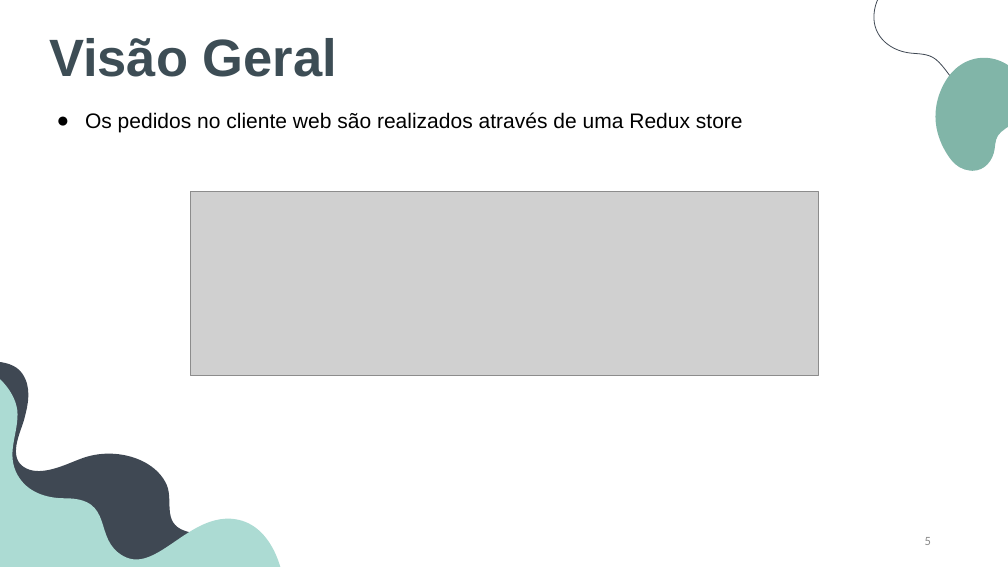
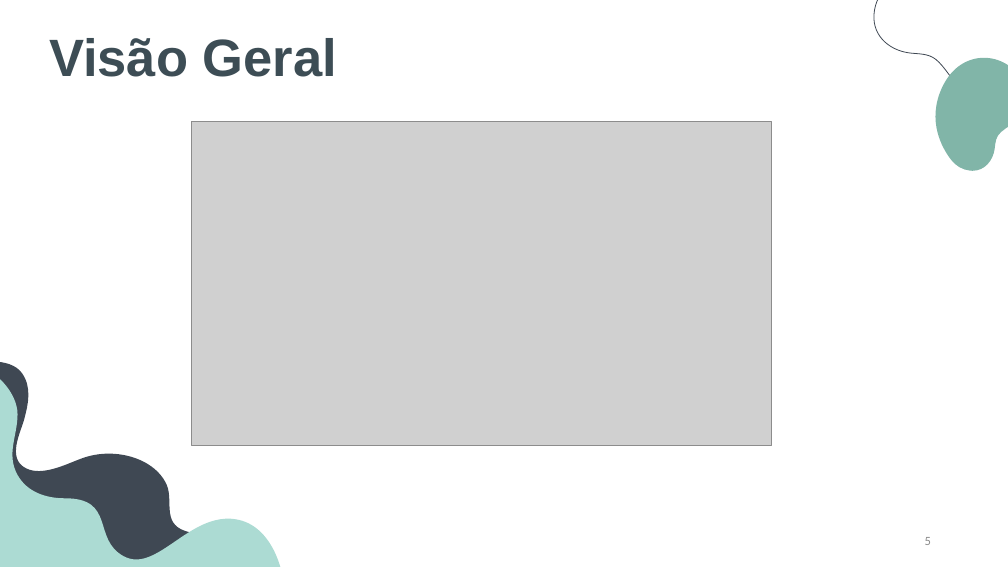
Before and after one commit to BernardoFMF/surf-management-app, a slide deck: slide 5 of docs/demonstration/demonstration.pptx. Drawn at 1008x567 pixels with LibreOffice and Linux fonts; fonts in the diff are those of the drawing; grey boxes stand for pictures. Boxes give left, top, right and bottom in pixels: in the first picture for what was removed or moved away, otherwise in the second. Text is boxed around its words. In the diff, an @@ line names an element or a change of style, - is before the commit and + after.

```diff
--- a/docs/demonstration/demonstration.pptx
+++ b/docs/demonstration/demonstration.pptx
@@ subtitle removed at box(85, 112, 743, 133) @@
-● Os pedidos no cliente web são realizados através de uma Redux store
@@ picture: place and size @@
-picture at box(190, 191, 818, 376)
+picture at box(192, 121, 772, 445)
```
Also in this commit, not shown: 5 other slides changed, 1 slide removed, 6 other files.
